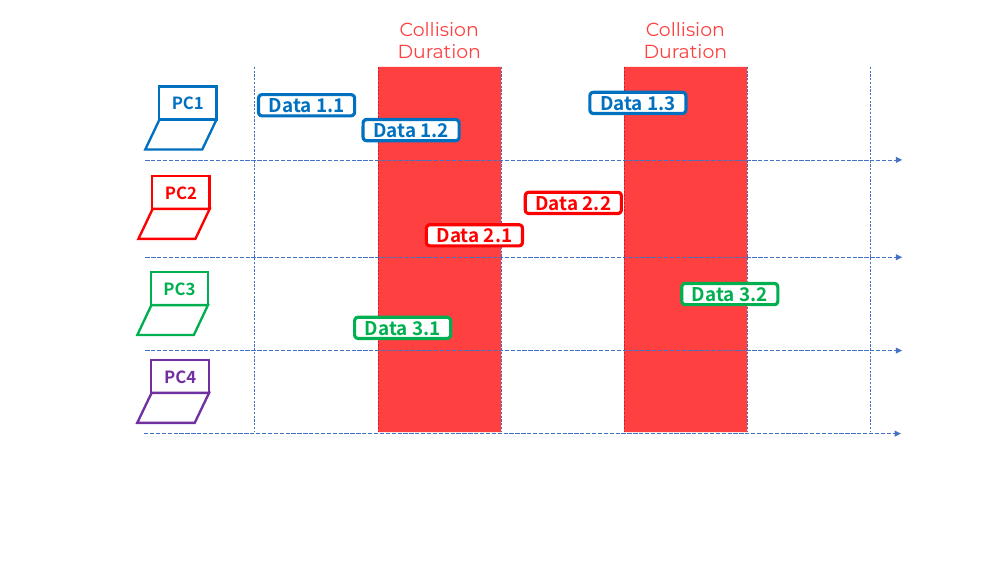
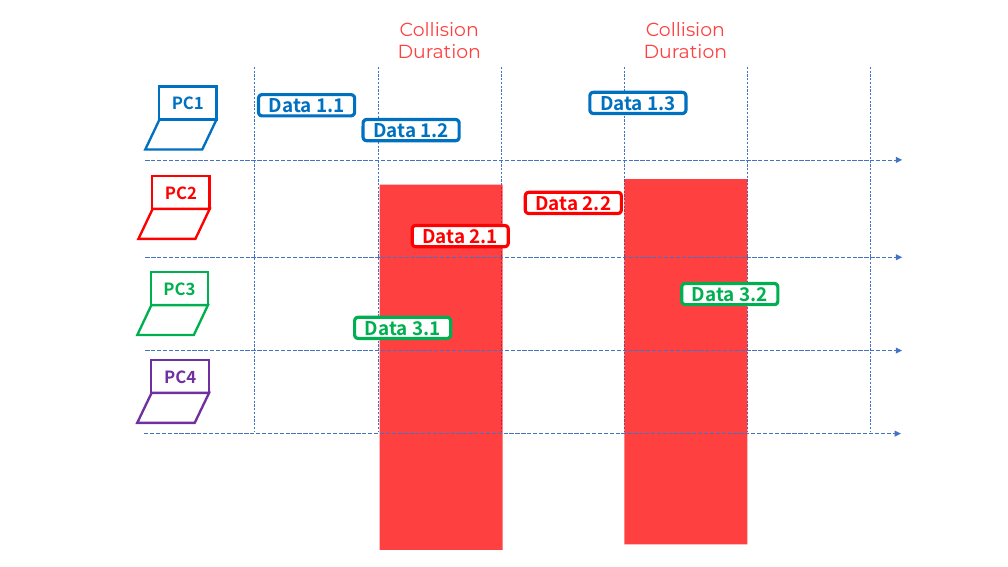
Before and after one commit to ryoww/seminar, a slide deck: slide 1 of telecomminucation/通信方法の遷移.pptx. Drawn at 1008x567 pixels with LibreOffice and Linux fonts; fonts in the diff are those of the drawing. Boxes give left, top, right and bottom in pixels: in the first picture for what was removed or moved away, otherwise in the second. Text is boxed around its words. In the diff, an @@ line names an element or a change of style, - is before the commit and + after.

```diff
--- a/telecomminucation/通信方法の遷移.pptx
+++ b/telecomminucation/通信方法の遷移.pptx
@@ rectangle: place and size @@
-rectangle at (625,67,748,433)
+rectangle at (625,179,748,544)
@@ rectangle: place and size @@
-rectangle at (378,67,501,433)
+rectangle at (380,185,503,550)
@@ rounded rectangle "Data 2.1": place and size @@
-rounded rectangle "Data 2.1" at (426,225,523,246)
+rounded rectangle "Data 2.1" at (412,225,508,247)
```
Also in this commit, not shown: 1 slide added, 1 slide removed, 7 other files.
